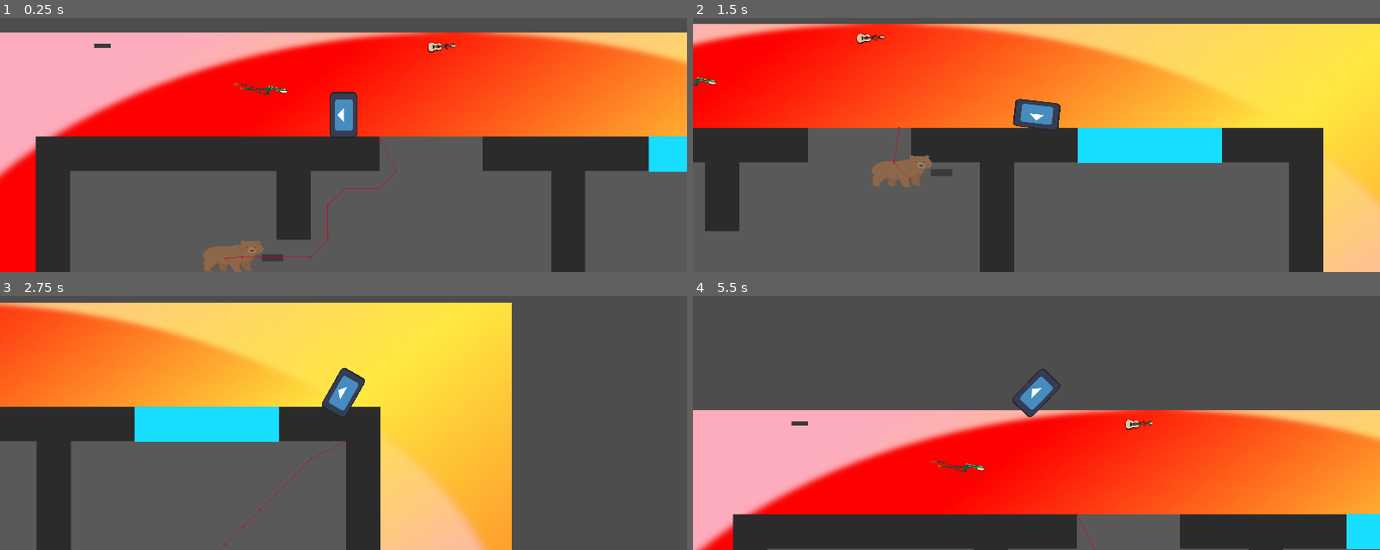
Above: before the commit, frames 1-4 (two rows, left to right).
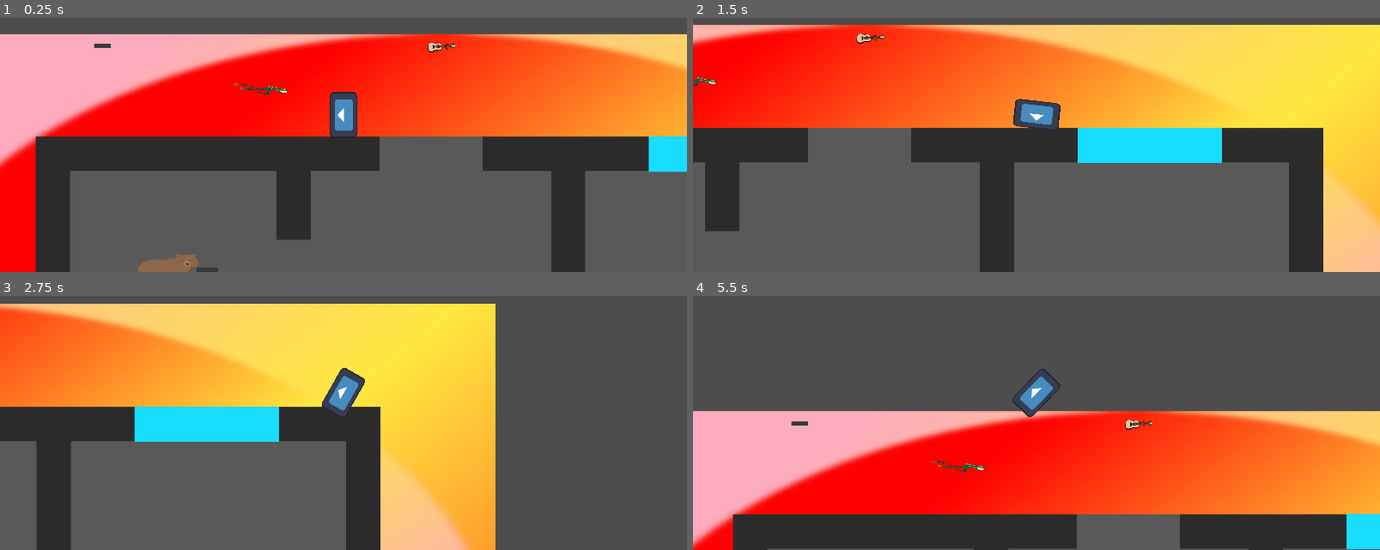
Above: after the commit, the same moments.

Repository: jceja3936/Speedial-Phoenix
Game: Godot game, scene res://scenes/level.tscn
Same seed, same stepped clock (60 frames per second), same inputs: the game is played once before the commit and once after it. The engine's default icon, where the game draws it, is replaced by a stand-in: a white triangle on a blue panel in a dark square.
Inputs (mouse positions are in pixels of both pictures, inside the frame that each line leads up to):
- Up to frame 1 (0.25 s): no input
- Up to frame 2 (1.5 s): move the mouse to (1187, 58) at 0.52 s; hold Right (Right) 0.53-1.28 s; tap Shift (Drop) at 0.6 s; move the mouse to (899, 99) at 1.27 s; hold S (Down) from 1.28 s (still down); tap F (Pick up) at 1.35 s
- Up to frame 3 (2.75 s): tap Enter at 2 s; move the mouse to (outside the picture) at 2.02 s; release S (Down) at 2.03 s; press the mouse at (outside the picture) at 2.03 s; hold Right (Right) from 2.03 s (still down)
- Up to frame 4 (5.5 s): move the mouse to (1002, 433) at 2.77 s; release Right (Right) at 2.78 s; release the mouse at (1002, 433) at 2.78 s; hold W (Up) 2.78-3.53 s; tap Shift (Drop) at 2.85, 5.1 s; move the mouse to (1242, 415) at 3.52 s; hold Left (Left) 3.53-5.03 s; tap F (Pick up) at 3.6 s; tap Space (Respawn) at 4.15, 4.25, 5 s; move the mouse to (830, 298) at 4.27 s; click (830, 298) at 4.35 s; move the mouse to (1070, 356) at 5.02 s; hold S (Down) from 5.03 s (still down)

The runs differ from the first frame. In frame 1, 5.0% of the frame differs, in the area x 0-100%, y 5-100%; in frame 2, 3.5%; in frame 3, 5.4%, in the area x 0-75%, y 2-100%; in frame 4, 3.6%.

Commit message:
I'm a genius
I mixed my old enemy code with current enemy pathfinding and it just kinda worked, enemies can look for you and shoot

Diff:
--- a/speedialChicago/enemy.gd
+++ b/speedialChicago/enemy.gd
@@ -41,13 +41,40 @@
 		die()
 
 func _process(_delta: float) -> void:
-	var goingTo = get_global_mouse_position()
+	if dead:
+		return
+
+	var wherePlayer = player.global_position - global_position
+
+	#This mess handles the main decision making of the enemy
+	#If player is within the sight range
+	if wherePlayer.length() < 1600:
+		#Raycays to their position
+		ray.target_position = ray.to_local(player.global_position)
+		ray.force_raycast_update()
+		#If the raycast hit anything,
+		if ray.is_colliding():
+			#See if the thing it hit is the player
+			var collider = ray.get_collider()
+			if collider == player:
+				look_at(player.global_position)
+				#If it did, activate my "latch" function
+				await attackPlayer()
+				seen = true
+				lastKnown = player.global_position
+			#If it wasn', set seen to false.
+			if collider != player:
+				seen = false
+				if lastKnown != null:
+					search()
+
+func search():
+	var goingTo = lastKnown
 	nav_Agent.target_position = goingTo
 
 	var current_Pos = self.global_position
 	var next_path_pos = nav_Agent.get_next_path_position()
 	var new_velocity = current_Pos.direction_to(next_path_pos)
-	print("Pre Pass Velocity: ", new_velocity)
 
 	if nav_Agent.is_navigation_finished():
 		return
@@ -61,8 +88,6 @@
 
 func _on_navigation_agent_2d_velocity_computed(safe_velocity: Vector2) -> void:
 	velocity = safe_velocity * speed
-	print("Post Pass Velocity", velocity)
-
 
 #await get_tree().create_timer(1).timeout
 #This is really cool actually
--- a/speedialChicago/scenes/level.tscn
+++ b/speedialChicago/scenes/level.tscn
@@ -93,7 +93,7 @@
 [node name="Level" type="Node2D"]
 
 [node name="Bg" type="Sprite2D" parent="."]
-position = Vector2(967, 560)
+position = Vector2(922, 564)
 scale = Vector2(6.22461, 3.89453)
 texture = ExtResource("1_64w2a")
 
